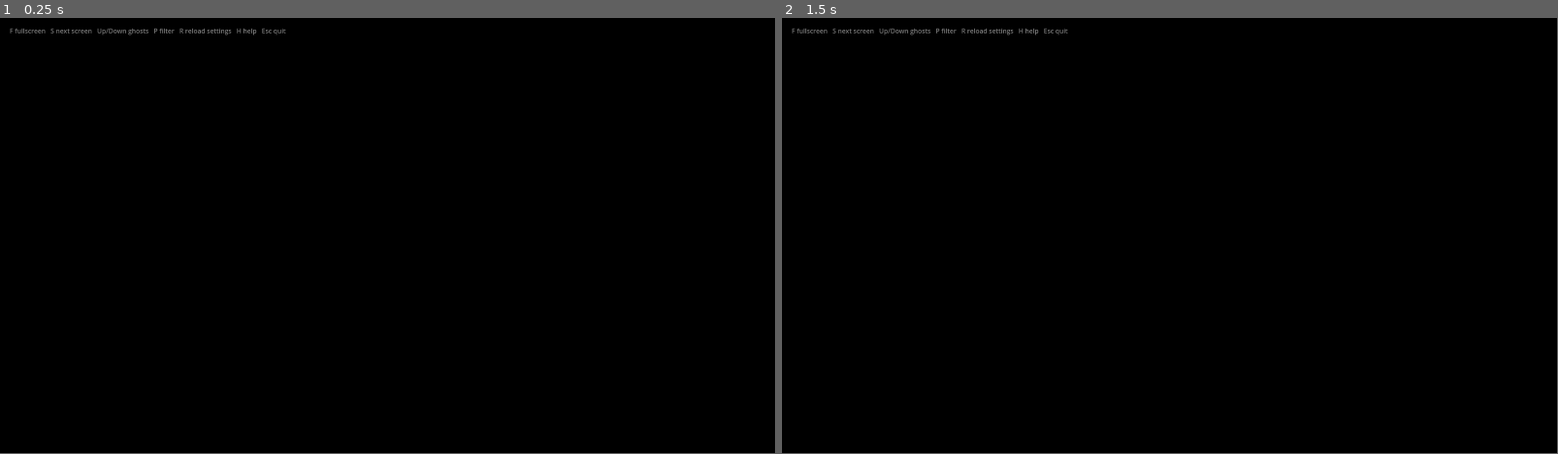
Above: before the commit, frames 1-2 (left to right).
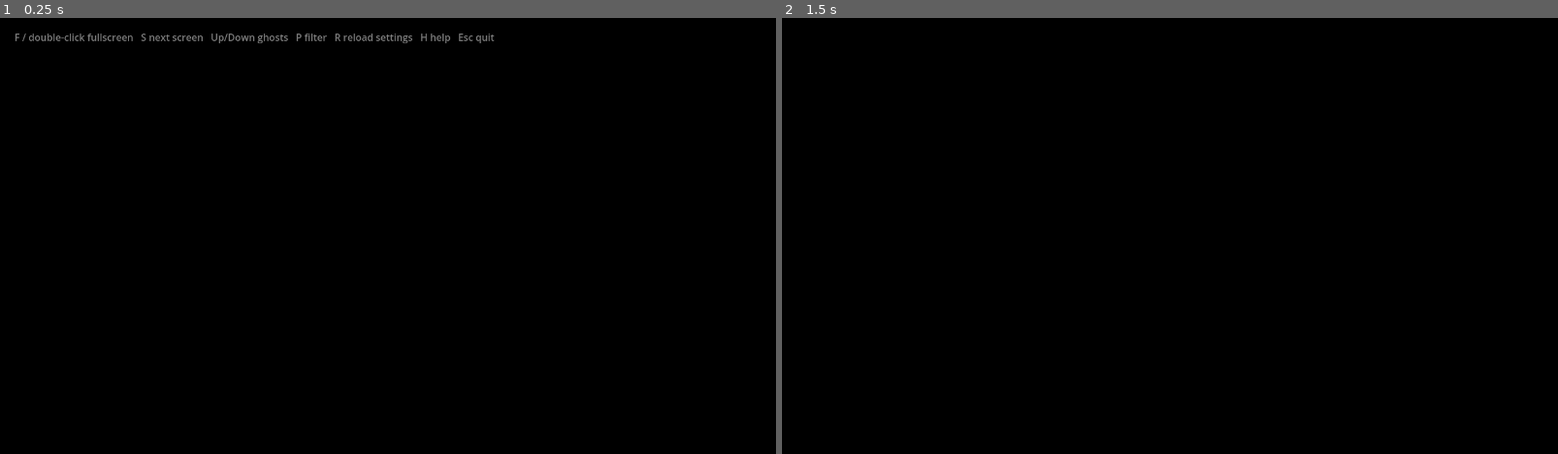
Above: after the commit, the same moments.

Repository: SaschkaU/Ghosts
Game: Godot game, scene res://main.tscn
The game is run twice, just before and just after one commit, with the same random seed, the same clock (stepped at 60 frames per second) and the same inputs.
Inputs (mouse positions are in pixels of both pictures, inside the frame that each line leads up to):
- Up to frame 1 (0.25 s): no input
- Up to frame 2 (1.5 s): tap Enter at 0.5 s; move the mouse to (1340, 214) at 0.52 s; hold Up 0.53-1.25 s; tap F at 0.6 s; click (1340, 214) at 0.67 s; tap Space at 1.25 s; drag from (1014, 257) to (1131, 323) at 1.27 s
In our replay, the window is 799x449 before the commit and 800x450 after it. These sizes can differ from the game's own. Grey fills any space a smaller window leaves; there, only what the larger window draws over its background counts as a difference.

The runs differ from the first frame. In frame 1, 0.7% of the frame differs, in the area x 1-64%, y 2-6%; in frame 2, 0.2%.

Commit message:
Start in a normal window; F or double-click goes to clean fullscreen
The app no longer launches fullscreen or jumps to the last screen. It opens
as a 1280x720 window with the cursor visible. F or a double-click switches
to exclusive fullscreen (no title bar, window buttons, menu bar, Dock or
cursor) and back. --screen=N still moves it to a screen at launch.

Co-Authored-By: Claude Opus 5.5 <noreply@anthropic.com>
Claude-Session: https://claude.ai/code/session_01B687QKLDu8fm42w1EXXckb

Diff:
--- a/project.godot
+++ b/project.godot
@@ -4,7 +4,7 @@
 [application]
 
 config/name="Ghosts"
-config/description="Fullscreen projector ghosts on pitch black."
+config/description="Projector ghosts on pitch black."
 run/main_scene="res://main.tscn"
 config/features=PackedStringArray("4.5", "GL Compatibility")
 
@@ -12,8 +12,8 @@
 
 window/size/viewport_width=1920
 window/size/viewport_height=1080
-window/size/mode=3
-window/size/borderless=true
+window/size/window_width_override=1280
+window/size/window_height_override=720
 window/stretch/mode="disabled"
 window/vsync/vsync_mode=1
 
--- a/scripts/main.gd
+++ b/scripts/main.gd
@@ -1,7 +1,7 @@
 extends Node2D
 ## Projector ghosts. Pitch black background, wandering ghosts, spooky filter.
 ##
-## Keys:  F fullscreen · S next screen · Up/Down more/fewer ghosts
+## Keys:  F or double-click fullscreen · S next screen · Up/Down more/fewer ghosts
 ##        P filter on/off · R reload ghost_settings.json · H help · Esc quit
 ## Command line (after `--`):  --screen=1  --ghosts=12
 
@@ -23,7 +23,6 @@
 func _ready() -> void:
 	_rng.randomize()
 	S.load_file()
-	Input.mouse_mode = Input.MOUSE_MODE_HIDDEN
 	_parse_args()
 	ghost_count = _count_override if _count_override >= 0 else S.i("ghost_count")
 
@@ -48,21 +47,20 @@
 	ui.layer = 20
 	add_child(ui)
 	_help = Label.new()
-	_help.text = "F fullscreen   S next screen   Up/Down ghosts   P filter   R reload settings   H help   Esc quit"
+	_help.text = "F / double-click fullscreen   S next screen   Up/Down ghosts   P filter   R reload settings   H help   Esc quit"
 	_help.position = Vector2(24, 20)
 	_help.modulate = Color(1, 1, 1, 0.5)
 	ui.add_child(_help)
 	get_tree().create_timer(5.0).timeout.connect(func(): _help.visible = false)
 
 	get_viewport().size_changed.connect(_reset)
+	get_viewport().size_changed.connect(_update_cursor)
 	# Defer so the window has its final size (fullscreen / screen switch).
 	_reset.call_deferred()
 
 
 func _parse_args() -> void:
-	var screen := -1
-	if DisplayServer.get_screen_count() > 1:
-		screen = DisplayServer.get_screen_count() - 1   # projector is usually the last screen
+	var screen := -1   # starts in a normal window on the main screen; --screen=N moves it
 	for arg in OS.get_cmdline_user_args() + OS.get_cmdline_args():
 		if arg.begins_with("--screen="):
 			screen = int(arg.get_slice("=", 1))
@@ -163,15 +161,40 @@
 				b.avoid += push
 
 
+func _is_fullscreen() -> bool:
+	var m := get_window().mode
+	return m == Window.MODE_FULLSCREEN or m == Window.MODE_EXCLUSIVE_FULLSCREEN
+
+
+## Fullscreen covers the whole screen with nothing else on it: no title bar,
+## window buttons, menu bar, Dock or mouse cursor. Back in a window, the
+## cursor shows again.
+func _toggle_fullscreen() -> void:
+	var win := get_window()
+	if _is_fullscreen():
+		win.mode = Window.MODE_WINDOWED
+	else:
+		win.mode = Window.MODE_EXCLUSIVE_FULLSCREEN
+	_help.visible = false
+	_update_cursor()
+
+
+## Also catches the macOS green button, which goes fullscreen without the F key.
+func _update_cursor() -> void:
+	Input.mouse_mode = Input.MOUSE_MODE_HIDDEN if _is_fullscreen() else Input.MOUSE_MODE_VISIBLE
+
+
 func _unhandled_input(event: InputEvent) -> void:
+	if event is InputEventMouseButton and event.double_click:
+		_toggle_fullscreen()
+		return
 	if not (event is InputEventKey and event.pressed and not event.echo):
 		return
 	match event.keycode:
 		KEY_ESCAPE, KEY_Q:
 			get_tree().quit()
 		KEY_F:
-			var win := get_window()
-			win.mode = Window.MODE_WINDOWED if win.mode == Window.MODE_FULLSCREEN else Window.MODE_FULLSCREEN
+			_toggle_fullscreen()
 		KEY_S:
 			_move_to_screen(get_window().current_screen + 1)
 		KEY_UP:
Not shown, changed: README.md
